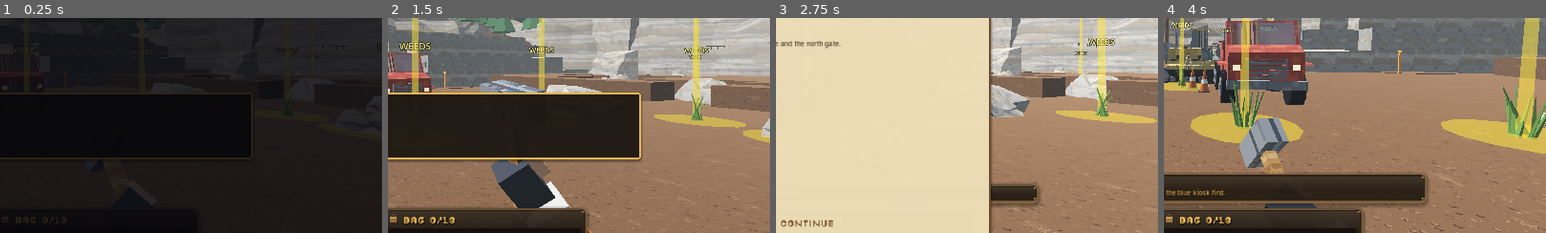
Above: before the commit, frames 1-4 (left to right).
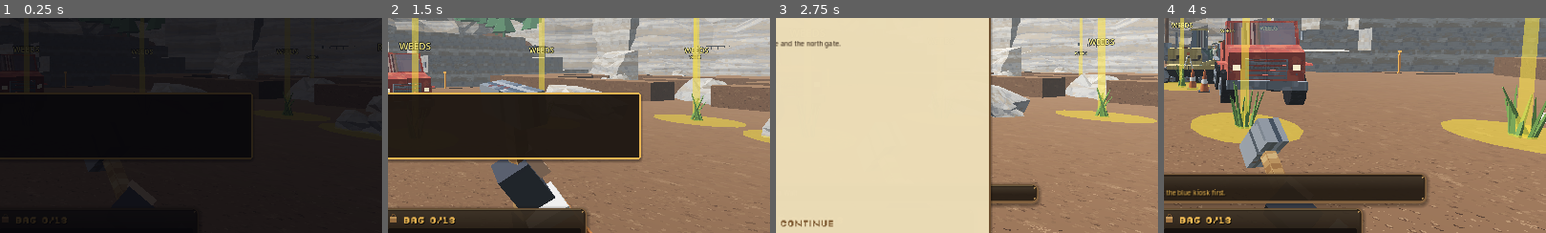
Above: after the commit, the same moments.

Repository: jafetmora79-lab/Quarry-Days
Game: Godot game, scene res://Main.tscn
Same seed, same stepped clock (60 frames per second), same inputs: the game is played once before the commit and once after it.
Inputs (mouse positions are % of the whole screen's width and height, from its top left):
- Up to frame 1 (0.25 s): no input
- Up to frame 2 (1.5 s): click "Continue" at 0.5 s; click "Continue" at 1.25 s
- Up to frame 3 (2.75 s): click "Skip" at 2 s
- Up to frame 4 (4 s): tap Enter at 2.75 s; move the mouse to (72, 45) at 2.77 s; hold D (move_right) 2.78-3.53 s; hold E (interact) 2.78-3.53 s; click (72, 45) at 2.92 s; tap Space at 3.02, 3.77 s; move the mouse to (45, 50) at 3.52 s; hold W (move_forward) from 3.53 s (still down); tap P (place_machine) at 3.6 s
The pictures show only the part of the screen within x 50-100%, y 39-89%; the shares and areas given below are measured in that part.

The runs differ from the first frame. In frame 2, 0.2% of the frame differs, in the area x 72-100%, y 27-30%; in frame 3, 0.2%; in frame 4, nothing differs.

Commit message:
Keep weeds and rubble clear of the soil piles
Co-Authored-By: Claude Sonnet 5.5 <noreply@anthropic.com>
Claude-Session: https://claude.ai/code/session_01BdFm1yVtnu8eVQTLcJwNBQ

Diff:
--- a/scripts/main.gd
+++ b/scripts/main.gd
@@ -2350,6 +2350,9 @@
 		for q in avoid:
 			if (q as Vector2).distance_to(p) < 3.6:
 				ok = false
+		for cid in prog.cleanup_ids():
+			if prog.cleanup_pos(str(cid)).distance_to(p) < 2.8:
+				ok = false           # weeds and rubble are never buried under a soil pile: the ground around them stays bare
 		mask[i] = 1 if ok else 0
 	soil = QuarrySoil.new()
 	world.add_child(soil)
--- a/tests/test_phase10_fixes.gd
+++ b/tests/test_phase10_fixes.gd
@@ -62,6 +62,15 @@
 		if not game.get_world_3d().direct_space_state.intersect_point(q, 1).is_empty():
 			buried.append(id)
 	check(buried.is_empty(), "no cleanup item is buried inside a solid %s" % str(buried))
+	# nothing is buried under the soil piles either
+	var under := []
+	if game.soil != null:
+		for id in game.prog.cleanup_ids():
+			var cp: Vector2 = game.prog.cleanup_pos(str(id))
+			var ci: int = game.soil.nearest_cell(Vector3(cp.x, 0.0, cp.y), 2.0)
+			if ci >= 0:
+				under.append(id)
+	check(under.is_empty(), "no weed or rubble heap lies under soil %s" % str(under))
 	# the old truck waits by the excavator; when Grandpa leaves he walks to it, climbs in and drives out along the lane
 	check(game.truck_node != null, "Walter's truck is still parked while Grandpa waits by the excavator")
 	game._spawn_walter()
